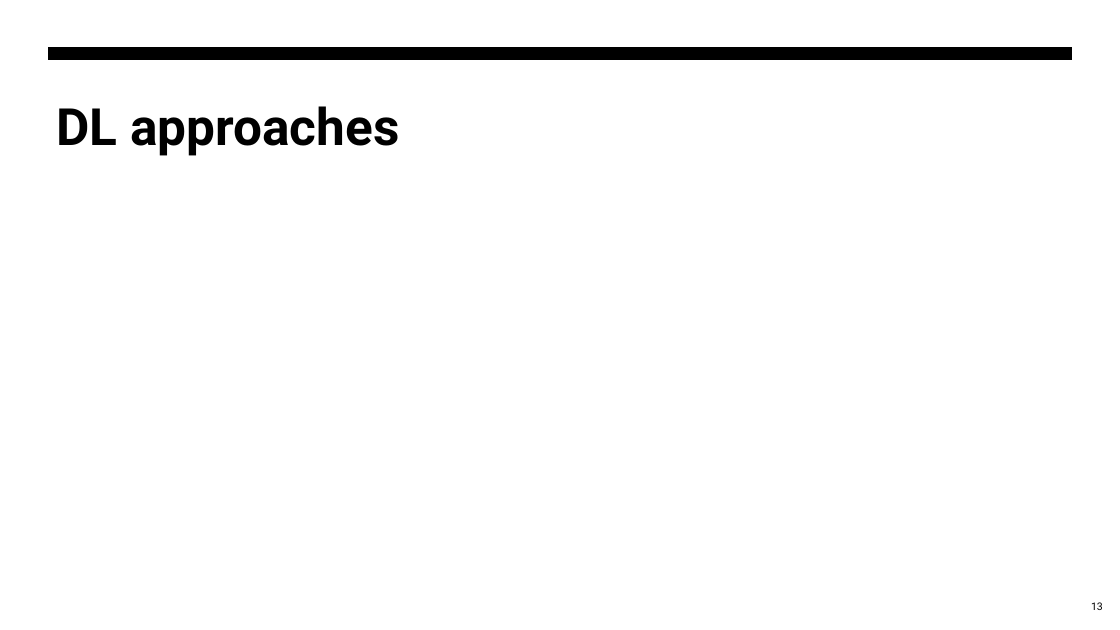
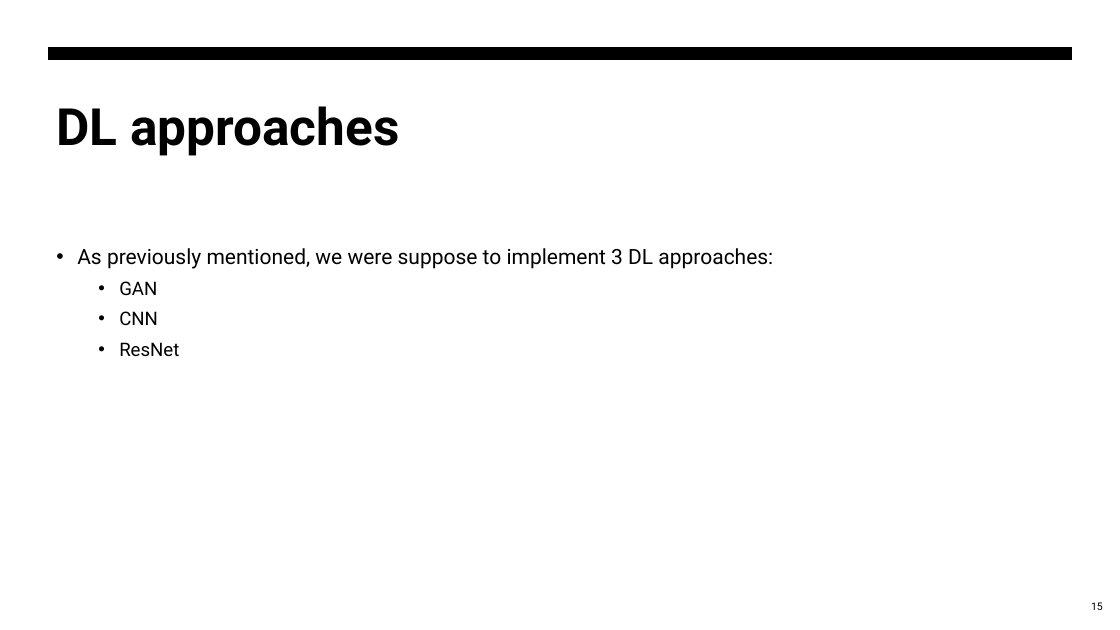
Before and after one commit to abdelazizSalah/Study_Project, a slide deck: slide 15 of Assignment6/Final_presentation.pptx (slide 13 before the commit). Drawn at 1120x630 pixels with LibreOffice and Linux fonts; fonts in the diff are those of the drawing. Boxes give left, top, right and bottom in pixels: in the first picture for what was removed or moved away, otherwise in the second. Text is boxed around its words. In the diff, an @@ line names an element or a change of style, - is before the commit and + after.

```diff
--- a/Assignment6/Final_presentation.pptx
+++ b/Assignment6/Final_presentation.pptx
@@ text added at (77,248,773,357), 18 pt, text #000000 @@
+• As previously mentioned, we were suppose to implement 3 DL approaches:
+  • GAN
+  • CNN
+  • ResNet
@@ page number at (1091,602,1103,610): text changed @@
-13
+15
```
Also in this commit, not shown: 6 other slides changed, 13 slides added, 1 slide removed, 2 other files.
